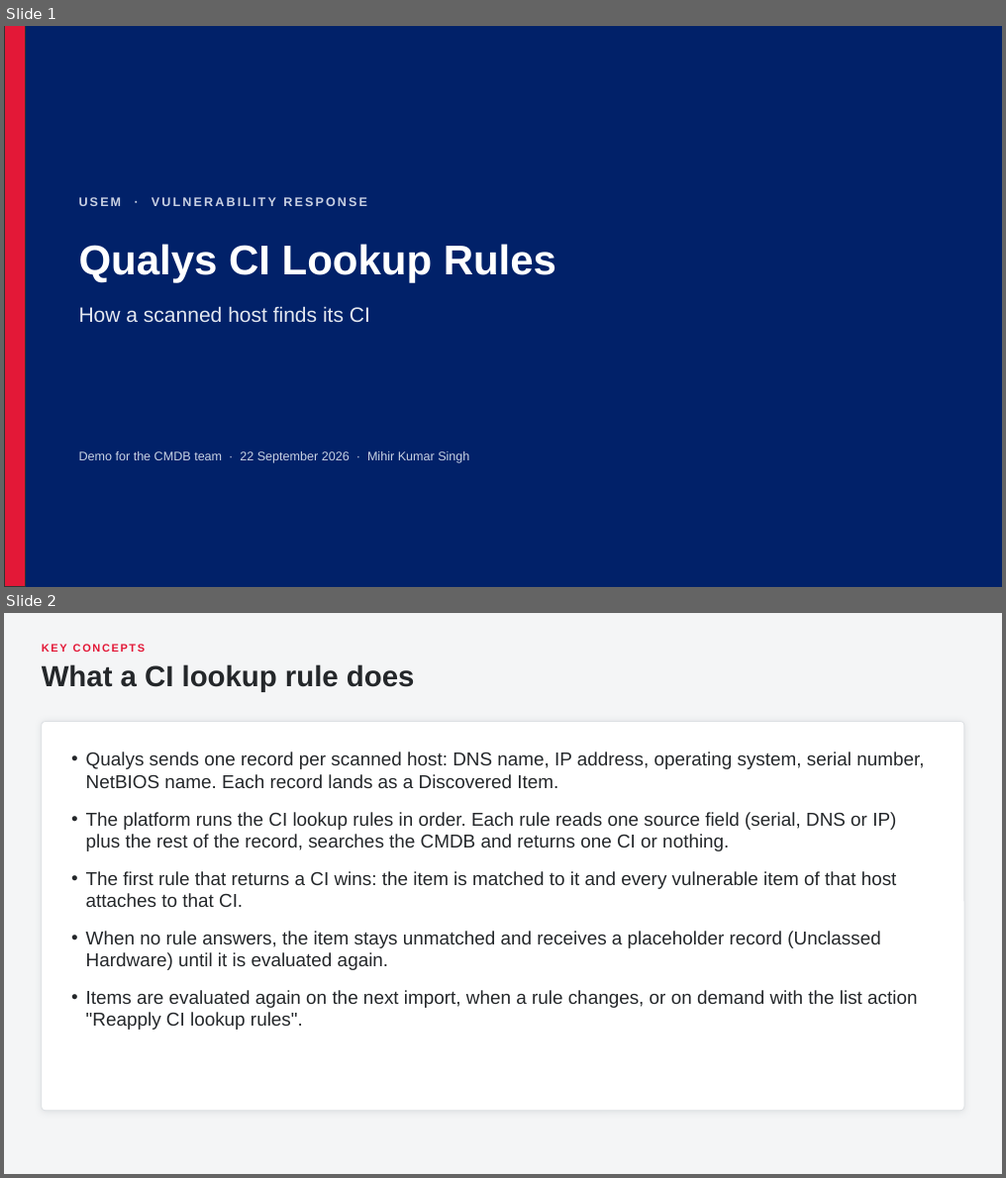
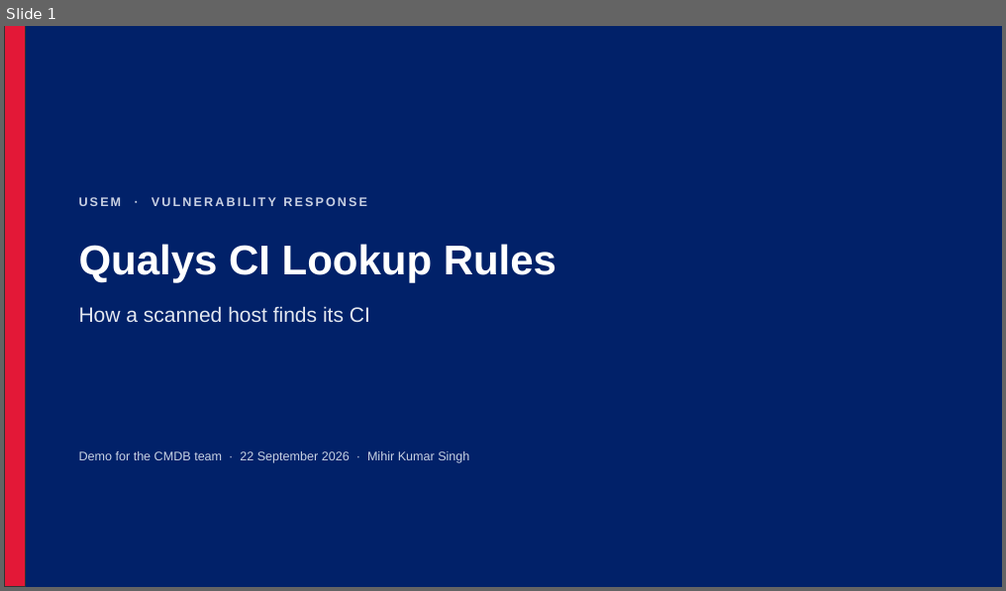
Before and after one commit to singhmihir/py, a slide deck: stories/qualys-ci-lookup-rules/Qualys CI Lookup Rules - CMDB Team Demo.pptx. Shown one above the other, each under a label of ours: slides 1 and 2 before the commit, slide 1 after it. The pictures are 1006x1178 and 1006x591 pixels, drawn with LibreOffice and Linux fonts; fonts in the diff are those of the drawing. Boxes give left, top, right and bottom in pixels: in the first picture for what was removed or moved away, otherwise in the second. Text is boxed around its words. In the diff, an @@ line names an element or a change of style, - is before the commit and + after.

```diff
--- a/stories/qualys-ci-lookup-rules/Qualys CI Lookup Rules - CMDB Team Demo.pptx
+++ b/stories/qualys-ci-lookup-rules/Qualys CI Lookup Rules - CMDB Team Demo.pptx
@@ slide 2 removed at <box>4,613,1002,1174</box>, background #F4F5F6 @@
@@ text removed at <box>42,644,145,652</box> @@
-KEY CONCEPTS
@@ text removed at <box>42,664,415,692</box> @@
-What a CI lookup rule does
@@ rounded rectangle removed at <box>42,722,964,1111</box> @@
@@ text removed at <box>86,752,924,1030</box> @@
-• Qualys sends one record per scanned host: DNS name, IP address, operating system, serial number, NetBIOS name. Each record lands as a Discovered Item.
-• The platform runs the CI lookup rules in order. Each rule reads one source field (serial, DNS or IP) plus the rest of the record, searches the CMDB and returns one CI or nothing.
-• The first rule that returns a CI wins: the item is matched to it and every vulnerable item of that host attaches to that CI.
-• When no rule answers, the item stays unmatched and receives a placeholder record (Unclassed Hardware) until it is evaluated again.
-• Items are evaluated again on the next import, when a rule changes, or on demand with the list action "Reapply CI lookup rules".
```
Also in this commit, not shown: 21 slides changed, 3 slides added, 2 other slides removed, 4 other files.
